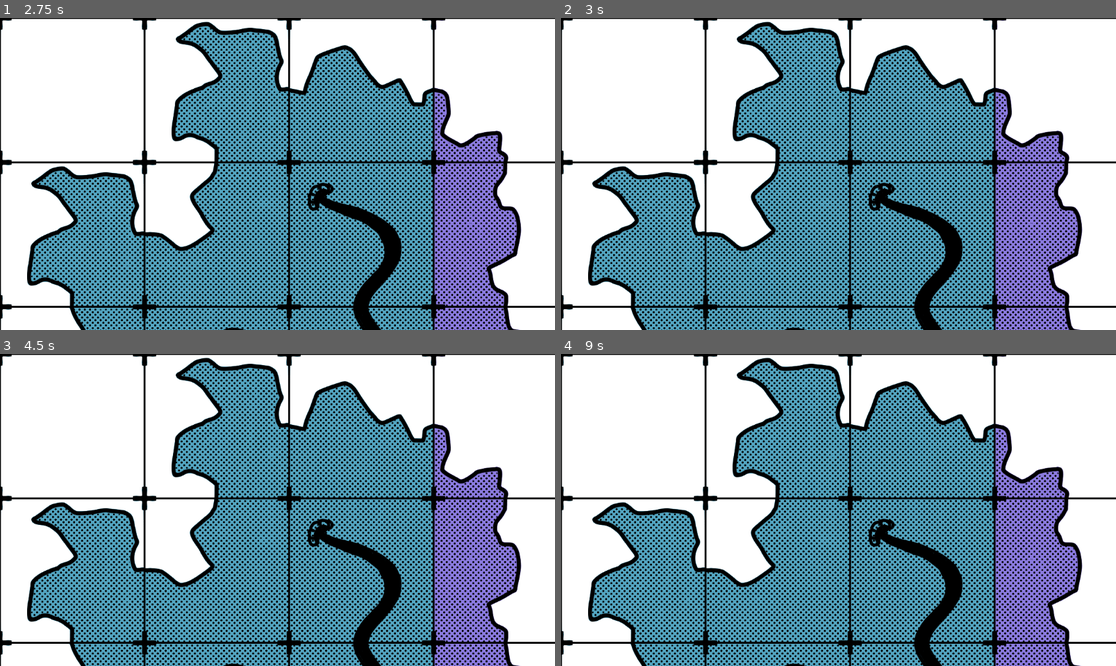
Above: before the commit, frames 1-4 (two rows, left to right).
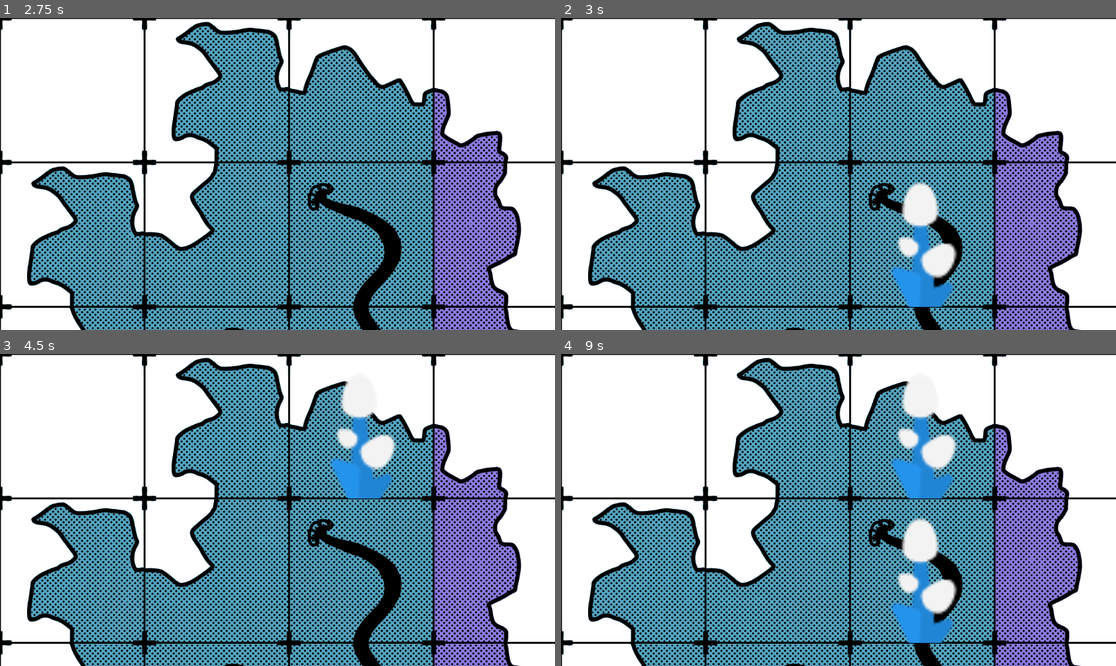
Above: after the commit, the same moments.

Repository: jonas2602/TheSchmenJam2025_09
Game: Godot game, scene res://prefabs/game_map.tscn
Same seed, same stepped clock (60 frames per second), same inputs: the game is played once before the commit and once after it. This scene is started directly instead of the project's main scene.
Inputs (mouse positions are in pixels of both pictures, inside the frame that each line leads up to):
- Up to frame 1 (2.75 s): tap Enter at 0.5, 2 s; move the mouse to (249, 236) at 0.52 s; right-click (249, 236) at 0.6 s; click (249, 236) at 0.67 s; tap Space at 1.25 s; drag from (444, 220) to (249, 236) at 1.27 s; move the mouse to (111, 127) at 2.02 s; tap Mouse wheel down (zoomOut) at 2.1 s; click (111, 127) at 2.17 s
- Up to frame 2 (3 s): tap Space at 2.75 s; drag from (866, 174) to (672, 127) at 2.77 s
- Up to frame 3 (4.5 s): tap Enter at 3.5 s; move the mouse to (194, 432) at 3.52 s; tap Mouse wheel up (zoomIn) at 3.6 s; click (194, 432) at 3.67 s; tap Space at 4.25 s; drag from (399, 494) to (194, 432) at 4.27 s
- Up to frame 4 (9 s): move the mouse to (727, 525) at 5.02 s; right-click (727, 525) at 5.1 s; click (727, 525) at 5.17 s; drag from (894, 441) to (727, 525) at 5.77 s; move the mouse to (810, 572) at 6.52 s; tap Mouse wheel down (zoomOut) at 6.6 s; click (810, 572) at 6.67 s; drag from (1005, 556) to (810, 572) at 7.27 s; move the mouse to (672, 463) at 8.02 s; tap Mouse wheel up (zoomIn) at 8.1 s; click (672, 463) at 8.17 s; drag from (866, 510) to (672, 463) at 8.77 s

Frame 1 is identical in both runs. In frame 2, 2.8% of the frame differs, in the area x 59-72%, y 52-93%; in frame 3, 2.4%; in frame 4, 5.2%, in the area x 59-72%, y 8-93%.
Error before the commit: Invalid access to property or key 'position' on a base object of type 'null instance'. (res://scenes/map_controller.gd:12)
Error after the commit: Invalid access to property or key 'position' on a base object of type 'null instance'. (res://scenes/map_controller.gd:141)

Commit message:
implemented visual feedback for map interactions

Diff:
--- a/scenes/map_controller.gd
+++ b/scenes/map_controller.gd
@@ -1,71 +1,193 @@
 extends Node2D
 
 @export var base_capture_time : float = 3.0
+@export var self_faction_id : int = 2
 
-@onready var tile_map_layer = $TileMapLayer
+@onready var interaction_layer : TileMapLayer = $Interaction
+@onready var hover_layer       : TileMapLayer = $Hover
+@onready var occupation_layer  : TileMapLayer = $Occupation
+
 @onready var camera = $Camera
 
-func _input(event):
+const atlas_coords_hovered_other   : Vector2i = Vector2i( 9, 4)
+const atlas_coords_hovered_self    : Vector2i = Vector2i(10, 4)
+const atlas_coords_hovered_neutral : Vector2i = Vector2i(11, 4)
+
+const atlas_coords_selected_self  : Vector2i = Vector2i(11, 5)
+const atlas_coords_selected_other : Vector2i = Vector2i( 9, 5)
+
+const atlas_coords_active_attack_self  : Vector2i = Vector2i(11, 6)
+const atlas_coords_active_attack_other : Vector2i = Vector2i( 9, 6)
+
+const faction_id_neutral : int = -1
+
+var attack_cell_origin : Vector2i = GlobalEventSystem.invalid_tile_pos
+var attack_cell_target : Vector2i = GlobalEventSystem.invalid_tile_pos
+
+func _get_cell_faction(cell_pos : Vector2i) -> int:
+	var cell_data : TileData = occupation_layer.get_cell_tile_data(cell_pos)
+	if (cell_data == null):
+		return faction_id_neutral # cell is not marked up for a faction
+
+	var faction_id : int = cell_data.get_custom_data("faction_id")
+	return faction_id
+
+func _involved_in_attack(cell_pos : Vector2i) -> bool:
+	var cell_data : TileData = interaction_layer.get_cell_tile_data(cell_pos)
+	if (cell_data == null):
+		return false # cell is not marked up for a faction
+
+	var active_attack : bool = cell_data.get_custom_data("active_attack")
+	return active_attack
+
+func _update_hovered_tile(old_cell_pos : Vector2i, new_cell_pos : Vector2i) -> void:
+	# reset the old hover location
+	if (old_cell_pos != GlobalEventSystem.invalid_tile_pos):
+		hover_layer.set_cell(old_cell_pos, -1)
+
+	var new_cell_faction : int = _get_cell_faction(new_cell_pos)
+	var hovered_atlas_coords : Vector2i = atlas_coords_hovered_self
+	if (new_cell_faction == faction_id_neutral):
+		hovered_atlas_coords = atlas_coords_hovered_neutral # hovered cell is not marked up for a faction
+	elif (new_cell_faction != self_faction_id):
+		hovered_atlas_coords = atlas_coords_hovered_other # hovered cell is occupied by an enemy faction
+
+	hover_layer.set_cell(new_cell_pos, 0, hovered_atlas_coords, 0)
+
+func _is_neighbor_cell(cell_pos_a : Vector2i, cell_pos_b : Vector2i) -> bool:
+	var offset : Vector2i = abs(cell_pos_b - cell_pos_a)
+	if (offset.x == 0 && offset.y == 1):
+		return true
+	if (offset.x == 1 && offset.y == 0):
+		return true
+	return false
+
+func _is_border_tile(cell_pos : Vector2i, other_faction_id : int, other_faction_match : bool) -> bool:
+	var cell_faction_id : int = _get_cell_faction(cell_pos)
+
+	var faction_id_right = _get_cell_faction(cell_pos + Vector2i(1, 0))
+	if (cell_faction_id != faction_id_right && faction_id_right != faction_id_neutral && ((faction_id_right == other_faction_id) == other_faction_match)):
+		return true
+
+	var faction_id_down = _get_cell_faction(cell_pos + Vector2i(0, 1))
+	if (cell_faction_id != faction_id_down && faction_id_down != faction_id_neutral && ((faction_id_down == other_faction_id) == other_faction_match)):
+		return true
+
+	var faction_id_left = _get_cell_faction(cell_pos + Vector2i(1, 0))
+	if (cell_faction_id != faction_id_left && faction_id_left != faction_id_neutral && ((faction_id_left == other_faction_id) == other_faction_match)):
+		return true
+
+	var faction_id_up = _get_cell_faction(cell_pos + Vector2i(0, -1))
+	if (cell_faction_id != faction_id_up && faction_id_up != faction_id_neutral && ((faction_id_up == other_faction_id) == other_faction_match)):
+		return true
+	return false
+
+func _update_attack_tiles(new_cell_pos : Vector2i) -> void:
+	var cell_faction : int = _get_cell_faction(new_cell_pos)
+	if (cell_faction == faction_id_neutral):
+		return
+
+	# reset attack tiles when selecting them again
+	if (new_cell_pos == attack_cell_origin):
+		attack_cell_origin = GlobalEventSystem.invalid_tile_pos
+		interaction_layer.set_cell(attack_cell_origin, -1)
+		return
+	if (new_cell_pos == attack_cell_target):
+		# reset attack tile when selecting it again
+		attack_cell_target = GlobalEventSystem.invalid_tile_pos
+		interaction_layer.set_cell(attack_cell_target, -1)
+		return
+
+	if (_involved_in_attack(new_cell_pos)):
+		return # can't reselect tiles while they are involved in an attack
+
+	if (cell_faction == self_faction_id):
+		# TODO: is adjacent to the already selected target tile / any enemy tile adjacent to self tile
+		if (attack_cell_target != GlobalEventSystem.invalid_tile_pos && !_is_neighbor_cell(attack_cell_target, new_cell_pos)):
+			return # not a neighbor of the already selected target tile
+		if (!_is_border_tile(new_cell_pos, self_faction_id, false)):
+			return # you can only attack tiles at your border
+
+		interaction_layer.set_cell(attack_cell_origin, -1)
+		attack_cell_origin = new_cell_pos
+		interaction_layer.set_cell(attack_cell_origin, 0, atlas_coords_selected_self, 0)
+
+	else:
+		if (attack_cell_origin != GlobalEventSystem.invalid_tile_pos && !_is_neighbor_cell(attack_cell_origin, new_cell_pos)):
+			return # not a neighbor of the already selected origin tile
+		if (!_is_border_tile(new_cell_pos, self_faction_id, true)):
+			return # you can only attack tiles at your border
+
+		interaction_layer.set_cell(attack_cell_target, -1)
+		attack_cell_target = new_cell_pos
+		interaction_layer.set_cell(attack_cell_target, 0, atlas_coords_selected_other, 0)
+
+	if (attack_cell_origin == GlobalEventSystem.invalid_tile_pos):
+		return # origin not set yet
+	if (attack_cell_target == GlobalEventSystem.invalid_tile_pos):
+		return # target not set yet
+
+	# start conquering the tile if not already in progress
+	_start_conquering(attack_cell_origin, attack_cell_target)
+
+	# reset attack tile cache
+	attack_cell_origin = GlobalEventSystem.invalid_tile_pos
+	attack_cell_target = GlobalEventSystem.invalid_tile_pos
+
+func _input(event : InputEvent):
 	# need to detect mouse over
 	if event is InputEventMouseMotion:
 		#print("Mouse is at: ", event.position)
 		var topLeft = camera.position - get_viewport_rect().size / 2;
-		var tile_pos	 = tile_map_layer.local_to_map(event.position + topLeft)
-		if (tile_pos != GlobalEventSystem.hovered_tile_pos):
-			print("Tile ", tile_pos, " is selected")
-			GlobalEventSystem.hovered_tile_changed.emit(tile_pos)
+		var cell_pos : Vector2i = occupation_layer.local_to_map(event.position + topLeft)
+		if (cell_pos != GlobalEventSystem.hovered_tile_pos):
+			print("Tile ", cell_pos, " is hovered")
+			_update_hovered_tile(GlobalEventSystem.hovered_tile_pos, cell_pos)
+			GlobalEventSystem.hovered_tile_changed.emit(cell_pos)
 	pass
 
-	var is_left_click_pressed = event is InputEventMouseButton and event.is_pressed() and event.button_index == MOUSE_BUTTON_LEFT
+	var is_left_click_pressed : bool = event is InputEventMouseButton and event.is_pressed() and event.button_index == MOUSE_BUTTON_LEFT
 	if is_left_click_pressed:
-		var tile_pos  = tile_map_layer.local_to_map(event.position)
-		var tile_data = tile_map_layer.get_cell_tile_data(tile_pos)
-		if not tile_data:
-			return # not a valid cell
-
-		# start conquering the tile if not already in progress
-		_start_conquering(tile_pos, tile_data)
+		var cell_pos : Vector2i = occupation_layer.local_to_map(event.position)
+		_update_attack_tiles(cell_pos)
 
 		# emit tile click event
-		if (tile_pos != GlobalEventSystem.last_clicked_tile_pos):
+		if (cell_pos != GlobalEventSystem.last_clicked_tile_pos):
 			#print("Tile ", tile_pos, " is clicked")
-			GlobalEventSystem.clicked_tile.emit(tile_pos)
+			GlobalEventSystem.clicked_tile.emit(cell_pos)
 		pass
 	pass
 
 
-func _start_conquering(tile_pos : Vector2i, tile_data : TileData):
+func _start_conquering(attack_origin_pos : Vector2i, attack_target_pos : Vector2i):
+	interaction_layer.set_cell(attack_origin_pos, 0, atlas_coords_active_attack_self, 0)
+	interaction_layer.set_cell(attack_target_pos, 0, atlas_coords_active_attack_other, 0)
 
-	if tile_pos in GlobalEventSystem.conquering_tile_timers:
-		return # already being conquered
-
-	if tile_data.get_custom_data("conquered"):
-		print("Tile: ", tile_pos, " is already conquered!")
-		return # already conquered
-
-	print("Beginning to conquer tile: ", tile_pos)
+	print("Beginning to conquer tile: ", attack_target_pos)
 
 	var conquered_timer = Timer.new()
 	add_child(conquered_timer)
 	conquered_timer.wait_time = base_capture_time
-	conquered_timer.timeout.connect(func(): self._conquer_tile(tile_pos, tile_data))
+	conquered_timer.timeout.connect(func(): self._conquer_tile(attack_origin_pos, attack_target_pos))
 	conquered_timer.one_shot = true
 	conquered_timer.start()
 
 	# add the timer to global list so it can be aborted
-	GlobalEventSystem.conquering_tile_timers[tile_pos] = conquered_timer
+	GlobalEventSystem.conquering_tile_timers[attack_target_pos] = conquered_timer
 	pass
 
 
-func _conquer_tile(tile_pos : Vector2i, tile_data : TileData):
+func _conquer_tile(attack_origin_pos : Vector2i, attack_target_pos : Vector2i):
 	# TODO: Pool the timers somehow?
-	GlobalEventSystem.conquering_tile_timers[tile_pos].queue_free()
-	GlobalEventSystem.conquering_tile_timers.erase(tile_pos)
+	GlobalEventSystem.conquering_tile_timers[attack_target_pos].queue_free()
+	GlobalEventSystem.conquering_tile_timers.erase(attack_target_pos)
 
-	tile_data.set_custom_data("conquered", true)
+	interaction_layer.set_cell(attack_origin_pos, -1)
+	interaction_layer.set_cell(attack_target_pos, -1)
 
-	# TODO: modify tile map layer
+	var faction_atlas_coords : Vector2i = occupation_layer.get_cell_atlas_coords(attack_origin_pos)
+	occupation_layer.set_cell(attack_target_pos, 0, faction_atlas_coords)
 
-	GlobalEventSystem.conquered_tile.emit(tile_pos)
+	GlobalEventSystem.conquered_tile.emit(attack_target_pos)
 
 	pass
--- a/scripts/global_event_system.gd
+++ b/scripts/global_event_system.gd
@@ -1,8 +1,10 @@
 extends Node
 
-static var hovered_tile_pos        = Vector2i(255, 255)
-static var last_clicked_tile_pos   = Vector2i(255, 255)
-static var last_conquered_tile_pos = Vector2i(255, 255)
+static var invalid_tile_pos : Vector2i = Vector2i(-1, -1)
+
+static var hovered_tile_pos        = invalid_tile_pos
+static var last_clicked_tile_pos   = invalid_tile_pos
+static var last_conquered_tile_pos = invalid_tile_pos
 static var conquering_tile_timers  = {}
 
 
